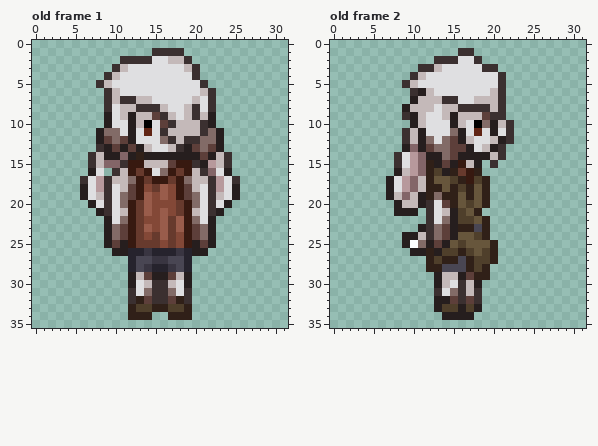
Two versions of one pixel-art file, art/OV/Asteria/AsteriaOV.ase. That is the earlier state.
32x36 pixels, 2 frames. Shown: old frame 1, old frame 2. The commit also changed other frames, which this record leaves out.
Once edited:
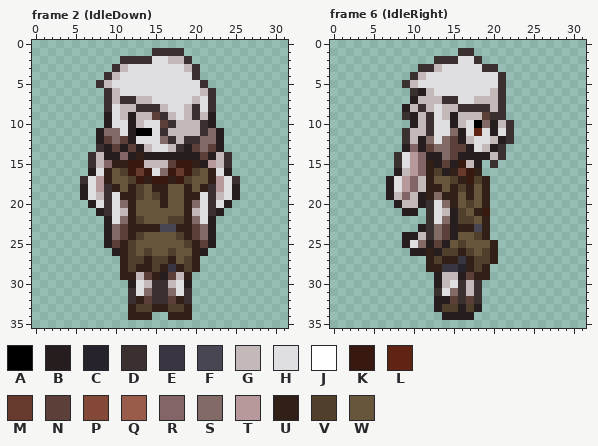
Palette (. is transparent): A #000000  B #261e1e  C #26232d  D #3b3030  E #393541  F #494653  G #c4b9b9  H #dfdfe1  J #ffffff  K #371910  L #602414  M #673a2d  N #5d3f3a  P #834837  Q #995c4b  R #836568  S #826b67  T #b7999c  U #302018  V #4f3f2b  W #67563c
A new or re-ordered frame is compared with the old frame closest to it.
Edits made:
frames 2 -> 21
layer "Layer 2" now shown
frames re-ordered
Frame 2 (IdleDown) against old frame 1, layers "Layer 2", "Layer 1":
Colour A replaces colour H in row 11 at x 13.
Colour A replaces colour L in row 11 at x 14.
Colour F replaces colour M in row 23 at x 17.
Colour F replaces colour Q in row 23 at x 16.
Colour H replaces colour A in row 10 at x 14.
Colour U is added in row 16 at x 9; in rows 27 to 28 at x 11 and 20; in row 29 at x 11.
Colour U replaces colour B in rows 25 to 26 at x 11 and 20; in row 29 at x 12, 15 and 19.
Colour U replaces colour C in row 28 at x 16.
Colour U replaces colour D in row 15 at x 11 and 20; in row 17 at x 9 and 22.
Colour U replaces colour E in row 28 at x 14.
Colour U replaces colour F in row 27 at x 14 and 17; in row 28 at x 13 and 18.
Colour U replaces colour H in row 18 at x 10 and 21.
Colour U replaces colour K in rows 20 to 24 at x 12 and 19.
Colour U replaces colour M in row 17 at x 14 and 17; in row 18 at x 15; in row 23 at x 13.
Colour U replaces colour N in rows 18 to 19 at x 12 and 19.
Colour U replaces colour P in row 20 at x 16; in row 23 at x 15.
Colour U replaces colour Q in rows 18 to 19 at x 16; in row 23 at x 14 and 18.
Colour U replaces colour R in row 15 at x 10; in row 16 at x 22.
Colour U replaces colour S in row 19 at x 11 and 20.
Colour V replaces colour C in row 26 at x 12 and 17; in row 27 at x 12 and 19; in row 28 at x 12, 15 and 19.
Colour V replaces colour E in row 26 at x 14; in row 27 at x 15 to 16.
Colour V replaces colour F in row 27 at x 13.
Colour V replaces colour G in row 16 at x 11 and 20.
Colour V replaces colour K in rows 18 to 19 at x 13; in row 25 at x 12 and 19.
Colour V replaces colour M in row 22 at x 13 and 17; in row 24 at x 13.
Colour V replaces colour P in row 19 at x 15; in row 24 at x 18.
Colour V replaces colour Q in row 22 at x 18.
Colour V replaces colour S in row 17 at x 12 and 19.
Colour W replaces colour C in row 26 at x 13, 15 to 16 and 19.
Colour W replaces colour D in row 16 at x 10 and 21.
Colour W replaces colour E in row 26 at x 18.
Colour W replaces colour F in row 27 at x 18.
Colour W replaces colour G in row 17 at x 10 to 11 and 20 to 21; in row 18 at x 11 and 20.
Colour W replaces colour K in rows 18 to 19 at x 18.
Colour W replaces colour M in rows 20 to 21 at x 13 and 18; in row 24 at x 15 and 17; in row 25 at x 13 to 15 and 17.
Colour W replaces colour P in row 18 at x 14 and 17; in row 19 at x 17; in rows 20 to 21 at x 15 and 17; in row 22 at x 14 to 15; in row 24 at x 14; in row 25 at x 16 and 18.
Colour W replaces colour Q in rows 19 to 20 at x 14; in row 21 at x 14 and 16; in row 22 at x 16; in row 24 at x 16.
Frame 6 (IdleRight) is new; against old frame 2, layers "Layer 2", "Layer 1":
Colour C replaces colour F in row 28 at x 16.
Colour D replaces colour B in row 30 at x 18.
Colour D replaces colour G in row 8 at x 11.
Colour D replaces colour H in rows 9 to 11 at x 12.
Colour E replaces colour F in row 27 at x 16; in row 28 at x 14 to 15.
Colour G replaces colour B in row 11 at x 11.
Colour H replaces colour J in row 25 at x 10.
Colour K is added in row 21 at x 19.
Colour S replaces colour N in row 20 at x 14.
The edit erases colour B in row 21 at x 8.
